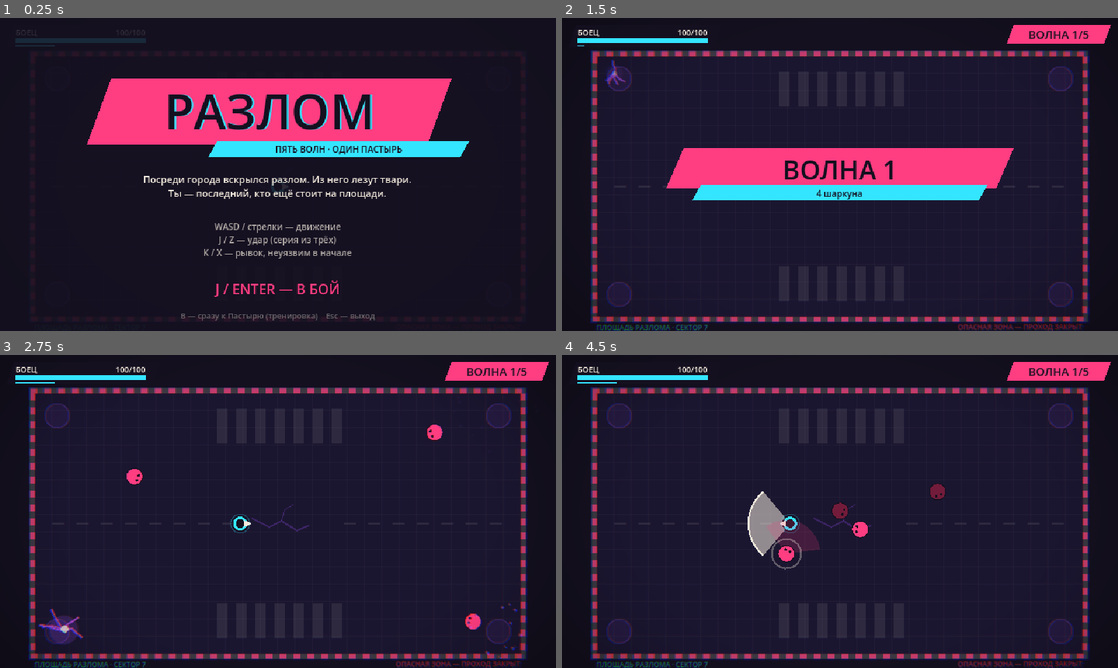
Above: before the commit, frames 1-4 (two rows, left to right).
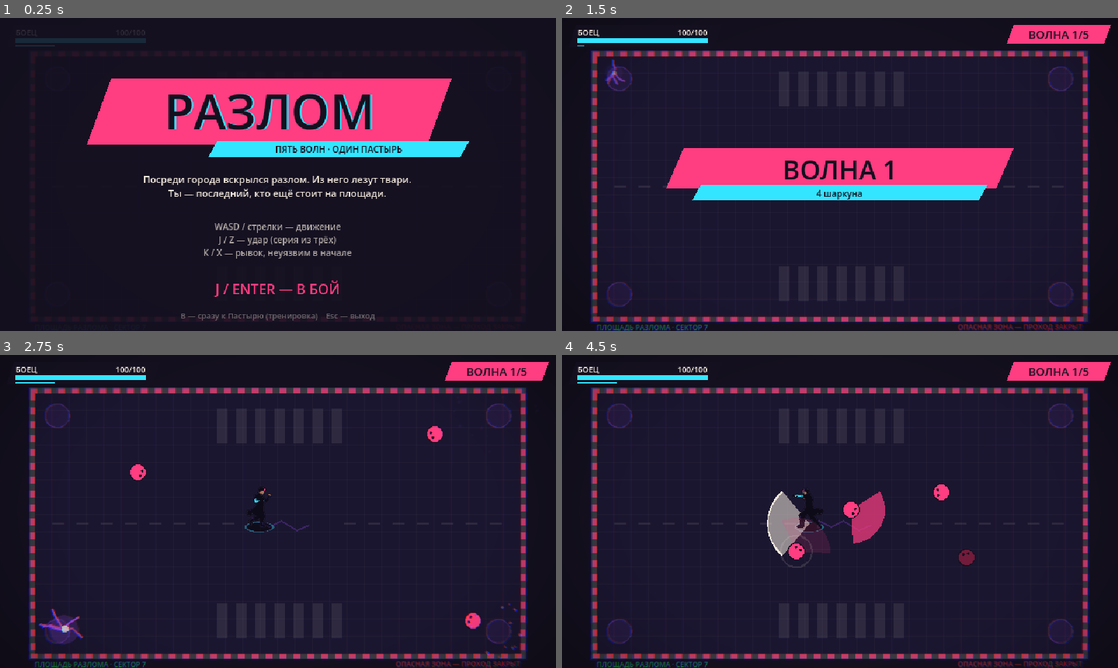
Above: after the commit, the same moments.

Repository: Alexei-Krivchikov/razlom
Game: Godot game, scene res://scenes/Main.tscn
Same seed, same stepped clock (60 frames per second), same inputs: the game is played once before the commit and once after it.
Inputs (mouse positions are in pixels of both pictures, inside the frame that each line leads up to):
- Up to frame 1 (0.25 s): no input
- Up to frame 2 (1.5 s): tap Enter (menu_confirm) at 0.5, 1.25 s; move the mouse to (962, 158) at 0.52 s; hold D (p1_right) 0.53-1.28 s; tap J (p1_attack) at 0.6 s; click (962, 158) at 0.67 s; move the mouse to (728, 190) at 1.27 s; hold A (p1_left) from 1.28 s (still down); tap K (p1_dash) at 1.35 s
- Up to frame 3 (2.75 s): move the mouse to (333, 442) at 2.02 s; release A (p1_left) at 2.03 s; hold D (p1_right) from 2.03 s (still down); hold B from 2.03 s (still down)
- Up to frame 4 (4.5 s): move the mouse to (812, 574) at 2.77 s; release B at 2.78 s; tap 1 at 2.85 s; click (812, 574) at 2.92 s; move the mouse to (1006, 558) at 3.52 s; release D (p1_right) at 3.53 s; hold A (p1_left) from 3.53 s (still down); tap 3 at 3.6 s; move the mouse to (673, 464) at 4.27 s; tap J (p1_attack) at 4.35 s

The runs differ from the first frame. In frame 1, less than 0.1% of the frame differs, in the area x 48-52%, y 52-56%; in frame 2, 0.1%; in frame 3, 0.7%; in frame 4, 2.8%, in the area x 8-93%, y 15-93%.

Commit message:
Спрайты героя из роликов Wan 2.2 и чистка инструментов
Все анимации героя собраны из роликов Wan с общим масштабом и якорем на клип,
апперкот склеен из приседа, подъёма и возврата по технике настоящего удара.
Рывок удлинён до 18 кадров со сплошным шлейфом. Скрипты Z-Image и экспериментов
с Qwen удалены, в AGENTS.md правило искать референсы движения перед анимацией.

Co-Authored-By: Claude Opus 5.5 <noreply@anthropic.com>

Diff:
--- a/project.godot
+++ b/project.godot
@@ -100,3 +100,5 @@
 renderer/rendering_method="gl_compatibility"
 renderer/rendering_method.mobile="gl_compatibility"
 environment/defaults/default_clear_color=Color(0.0784, 0.0627, 0.1216, 1)
+2d/snap/snap_2d_transforms_to_pixel=true
+2d/snap/snap_2d_vertices_to_pixel=true
--- a/scenes/Player.gd
+++ b/scenes/Player.gd
@@ -16,14 +16,28 @@
 const CHAIN_AFTER := 3
 const TURN_FRAMES := 4
 const DASH_DISTANCE := 180.0
-const DASH_FRAMES := 12
-const DASH_INVULN := 10
+# At 12 frames the hero covered ~30 px per frame and the sprite read as a teleport, not a dash.
+const DASH_FRAMES := 18
+const DASH_INVULN := 14
+# Afterimages kept behind the hero; gaps between them are filled with in-between ghosts.
+const TRAIL_LENGTH := 8
 const DASH_COOLDOWN := 40
 const HURT_INVULN := 40
 const SHOVE_FRAMES := 12
 const SHOCKWAVE_RADIUS := 96.0
 # Presses are remembered this long so input during hitstop or recovery isn't swallowed.
 const INPUT_BUFFER := 10
+# Canvas pixel of every hero frame that sits on the feet; must match ANCHOR in tools/sprites/build_hero.py.
+const SPRITE_ANCHOR := Vector2(56, 56)
+const ANIMS := ["idle", "walk", "punch0", "punch1", "punch2", "dash", "hurt", "dead"]
+# Clip frame where the arm is fully out; it is timed to land on the first active frame of the hit.
+const PUNCH_PEAK := [6, 2, 13]
+# Wan renders 16 fps, so four 60 Hz frames per clip frame keep its timing.
+const CLIP_STEP := 4
+# The recoil plays for this many frames after a hit, then the invulnerability blink continues on the normal pose.
+const HURT_POSE := 16
+
+static var _frames := {}
 
 enum State { FREE, ATTACK, DASH, DEAD }
 
@@ -54,6 +68,9 @@
 var _dash_buffer := 0
 var _trail: Array[Vector2] = []
 var _actions := {}
+var _sprite: Sprite2D
+var _anim_t := 0
+var _dead_t := 0
 
 
 func _ready() -> void:
@@ -66,6 +83,11 @@
 	circle.radius = RADIUS
 	shape.shape = circle
 	add_child(shape)
+	_load_frames()
+	_sprite = Sprite2D.new()
+	_sprite.centered = false
+	_sprite.position = Vector2(0, RADIUS * 0.5)
+	add_child(_sprite)
 	for a in ["up", "down", "left", "right", "attack", "dash"]:
 		_actions[a] = "p%d_%s" % [player_index, a]
 
@@ -123,11 +145,65 @@
 func _process(_delta: float) -> void:
 	if state == State.DASH:
 		_trail.push_front(global_position)
-		if _trail.size() > 5:
+		if _trail.size() > TRAIL_LENGTH:
 			_trail.pop_back()
 	elif not _trail.is_empty():
 		_trail.pop_back()
+	_update_sprite()
 	queue_redraw()
+
+
+static func _load_frames() -> void:
+	if not _frames.is_empty():
+		return
+	for anim: String in ANIMS:
+		var list: Array[Texture2D] = []
+		while ResourceLoader.exists("res://sprites/hero/%s_%d.png" % [anim, list.size()]):
+			list.append(load("res://sprites/hero/%s_%d.png" % [anim, list.size()]))
+		_frames[anim] = list
+
+
+func _update_sprite() -> void:
+	_anim_t += 1
+	var frames: Array = _frames.idle
+	var i := (_anim_t / (CLIP_STEP * 2)) % frames.size()
+	match state:
+		State.FREE:
+			if hurt_blink > HURT_INVULN - HURT_POSE:
+				frames = _frames.hurt
+				i = _progress(1.0 - float(hurt_blink - (HURT_INVULN - HURT_POSE)) / HURT_POSE, frames.size())
+			elif velocity.length() > 1.0:
+				frames = _frames.walk
+				i = (_anim_t / CLIP_STEP) % frames.size()
+		State.ATTACK:
+			frames = _frames["punch%d" % combo_index]
+			var c: Dictionary = COMBO[combo_index]
+			var peak: int = PUNCH_PEAK[combo_index]
+			if attack_frame <= c.windup:
+				i = _progress(float(attack_frame) / (c.windup + 1), peak + 1)
+			else:
+				var rest: int = c.active + c.recovery
+				i = peak + _progress(float(attack_frame - c.windup - 1) / rest, frames.size() - peak)
+		State.DASH:
+			frames = _frames.dash
+			i = _progress(float(dash_frame) / DASH_FRAMES, frames.size())
+		State.DEAD:
+			frames = _frames.dead
+			_dead_t += 1
+			i = mini(_dead_t / CLIP_STEP, frames.size() - 1)
+	_sprite.texture = frames[i]
+	if absf(facing.x) > 0.1:
+		_sprite.flip_h = facing.x < 0.0
+	var w := float(_sprite.texture.get_width())
+	var ax := w - SPRITE_ANCHOR.x if _sprite.flip_h else SPRITE_ANCHOR.x
+	_sprite.offset = Vector2(-ax, -SPRITE_ANCHOR.y)
+	var blinking := state != State.DEAD and hurt_blink > 0 and hurt_blink <= HURT_INVULN - HURT_POSE
+	_sprite.visible = not (blinking and (hurt_blink / 3) % 2 == 1)
+	_sprite.modulate = Color(2.5, 2.5, 2.5) if flash > 0 else Color.WHITE
+
+
+static func _progress(t: float, count: int) -> int:
+	return clampi(int(t * count), 0, count - 1)
 
 
 func _start_attack() -> void:
@@ -219,6 +295,7 @@
 		Sfx.play("hit")
 
 
+
 func _start_dash(dir: Vector2) -> void:
 	dash_dir = dir.normalized() if dir != Vector2.ZERO else facing
 	facing = dash_dir
@@ -245,7 +322,7 @@
 
 
 func _ease_out(t: float) -> float:
-	return 1.0 - pow(1.0 - t, 2.0)
+	return sin(t * PI * 0.5)
 
 
 func shove(v: Vector2) -> void:
@@ -275,12 +352,26 @@
 
 
 func _draw() -> void:
+	var mirror := -1.0 if _sprite.flip_h else 1.0
 	for i in _trail.size():
-		var a := 0.35 * (1.0 - float(i) / _trail.size())
-		draw_circle(to_local(_trail[i]), RADIUS, Color(Palette.CYAN, a))
+		var a := 0.45 * (1.0 - float(i) / _trail.size())
+		var from := to_local(_trail[i]) + _sprite.position
+		var gap := global_position.distance_to(_trail[i]) if i == 0 else _trail[i - 1].distance_to(_trail[i])
+		var steps := clampi(int(gap / 6.0), 1, 4)
+		for k in steps:
+			var to := to_local(_trail[i - 1]) + _sprite.position if i > 0 else _sprite.position
+			draw_set_transform(from.lerp(to, float(k) / steps), 0.0, Vector2(mirror, 1.0))
+			draw_texture(_sprite.texture, -SPRITE_ANCHOR, Color(Palette.CYAN, a * (1.0 - 0.15 * k)))
+	draw_set_transform(Vector2.ZERO)
 
 	if state == State.DEAD:
 		return
+
+	draw_set_transform(Vector2(0, RADIUS * 0.5), 0.0, Vector2(1.0, 0.35))
+	draw_circle(Vector2.ZERO, 14.0, Color(0, 0, 0, 0.45))
+	if dash_cooldown == 0 and state != State.DASH:
+		draw_arc(Vector2.ZERO, 16.0, 0, TAU, 24, Color(Palette.CYAN, 0.35), 2.0)
+	draw_set_transform(Vector2.ZERO)
 
 	if shock_anim > 0:
 		var t := 1.0 - shock_anim / 12.0
@@ -295,16 +386,3 @@
 			var col := Palette.SAND if not c.strong else Palette.CYAN
 			draw_colored_polygon(Fx.sector(ATTACK_RADIUS, facing, ATTACK_HALF_ANGLE), Color(col, 0.55))
 			draw_polyline(Fx.sector(ATTACK_RADIUS, facing, ATTACK_HALF_ANGLE).slice(1), col, 2.0)
-
-	var visible_now := hurt_blink == 0 or (hurt_blink / 3) % 2 == 0
-	if not visible_now:
-		return
-	var body := Palette.SAND if flash > 0 else Palette.CYAN
-	draw_circle(Vector2.ZERO, RADIUS + 1, Palette.BG)
-	draw_circle(Vector2.ZERO, RADIUS, body)
-	draw_circle(Vector2.ZERO, RADIUS - 3, Palette.BG if flash == 0 else Palette.SAND)
-	var tip := facing * (RADIUS + 5)
-	var side := facing.orthogonal() * 4
-	draw_colored_polygon(PackedVector2Array([tip, facing * RADIUS * 0.6 + side, facing * RADIUS * 0.6 - side]), Palette.SAND)
-	if dash_cooldown == 0 and state != State.DASH:
-		draw_arc(Vector2.ZERO, RADIUS + 3, 0, TAU, 16, Color(Palette.CYAN, 0.25), 1.0)
Binary file changed: art/hero/ronin_ref.png
Binary file added: art/hero/wan/combo_1/f000.png
Binary file added: art/hero/wan/combo_1/f004.png
Binary file added: art/hero/wan/combo_1/f005.png
Binary file added: art/hero/wan/combo_1/f006.png
Binary file added: art/hero/wan/combo_1/f007.png
Binary file added: art/hero/wan/combo_1/f008.png
Binary file added: art/hero/wan/combo_1/f009.png
Binary file added: art/hero/wan/combo_1/f010.png
Binary file added: art/hero/wan/combo_1/f011.png
Binary file added: art/hero/wan/combo_1/f012.png
Binary file added: art/hero/wan/combo_1/f013.png
(and 287 more such lines)
